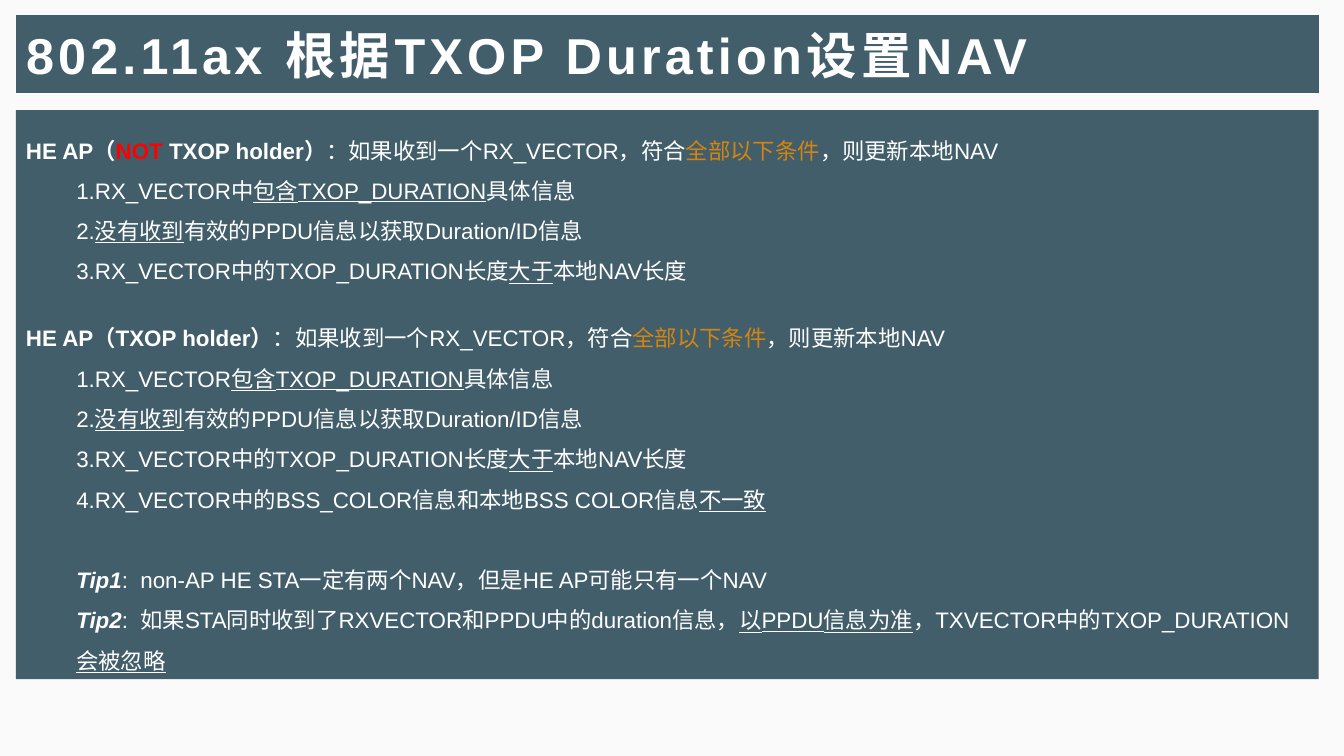
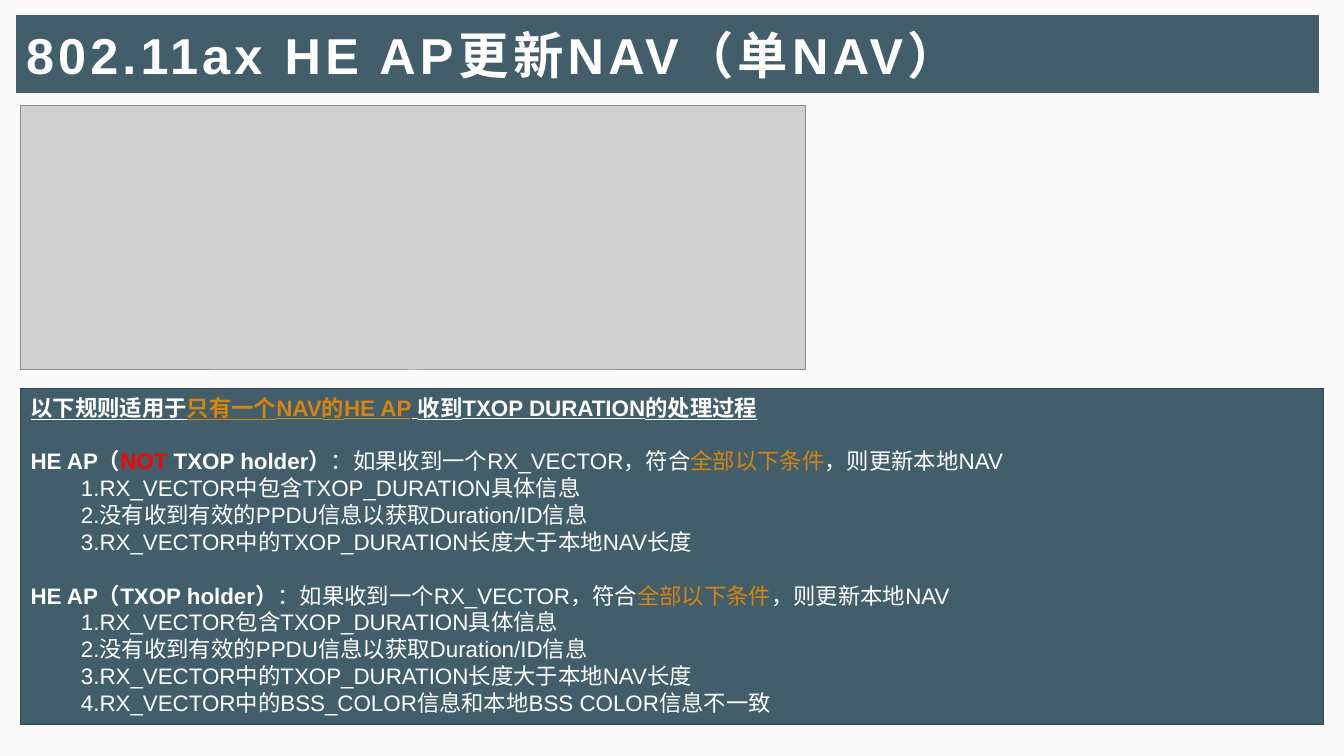
Before and after one commit to iamgzi/802.11ax, a slide deck: slide 20 of Doc/802.11NAV机制详解_M.pptx (slide 16 before the commit). Drawn at 1344x756 pixels with LibreOffice and Linux fonts; fonts in the diff are those of the drawing; grey boxes stand for pictures. Boxes give left, top, right and bottom in pixels: in the first picture for what was removed or moved away, otherwise in the second. Text is boxed around its words. In the diff, an @@ line names an element or a change of style, - is before the commit and + after.

```diff
--- a/Doc/802.11NAV机制详解_M.pptx
+++ b/Doc/802.11NAV机制详解_M.pptx
@@ title at (x1=26, y1=31, x2=958, y2=79): text changed @@
-802.11ax 根据TXOP Duration设置NAV
+802.11ax HE AP更新NAV（单NAV）
@@ picture added at (x1=20, y1=105, x2=805, y2=370) @@
@@ rectangle "以下规则适用于只有一个NAV的HE AP 收到TXOP DURATION的处理过程" resized from (x1=16, y1=110, x2=1319, y2=680) to (x1=20, y1=389, x2=1323, y2=725) @@
@@ rectangle "以下规则适用于只有一个NAV的HE AP 收到TXOP DURATION的处理过程" at (x1=20, y1=389, x2=1323, y2=725): outline none to #31464E 1 pt @@
@@ text in rectangle at (x1=31, y1=397, x2=757, y2=420): paragraph added @@
+以下规则适用于只有一个NAV的HE AP 收到TXOP DURATION的处理过程
@@ text in rectangle at (x1=31, y1=452, x2=1003, y2=716): underline off in "1.RX_VECTOR中包含TXOP_DURATION具体信息", "2.没有收到有效的PPDU信息以获取Duration/ID信息", "3.RX_VECTOR中的TXOP_DURATION长度大于本地NAV长度", "1.RX_VECTOR包含TXOP_DURATION具体信息" and 3 more places; line spacing 0.8 to 1; line spacing 1.5 to 1 @@
@@ text in rectangle at (x1=76, y1=570, x2=1289, y2=633): paragraphs removed @@
-  Tip1: non-AP HE STA一定有两个NAV，但是HE AP可能只有一个NAV
-  Tip2: 如果STA同时收到了RXVECTOR和PPDU中的duration信息，以PPDU信息为准，TXVECTOR中的TXOP_DURATION会被忽略
```
Also in this commit, not shown: 10 other slides changed, 7 slides added, 1 slide removed, 1 other file.
